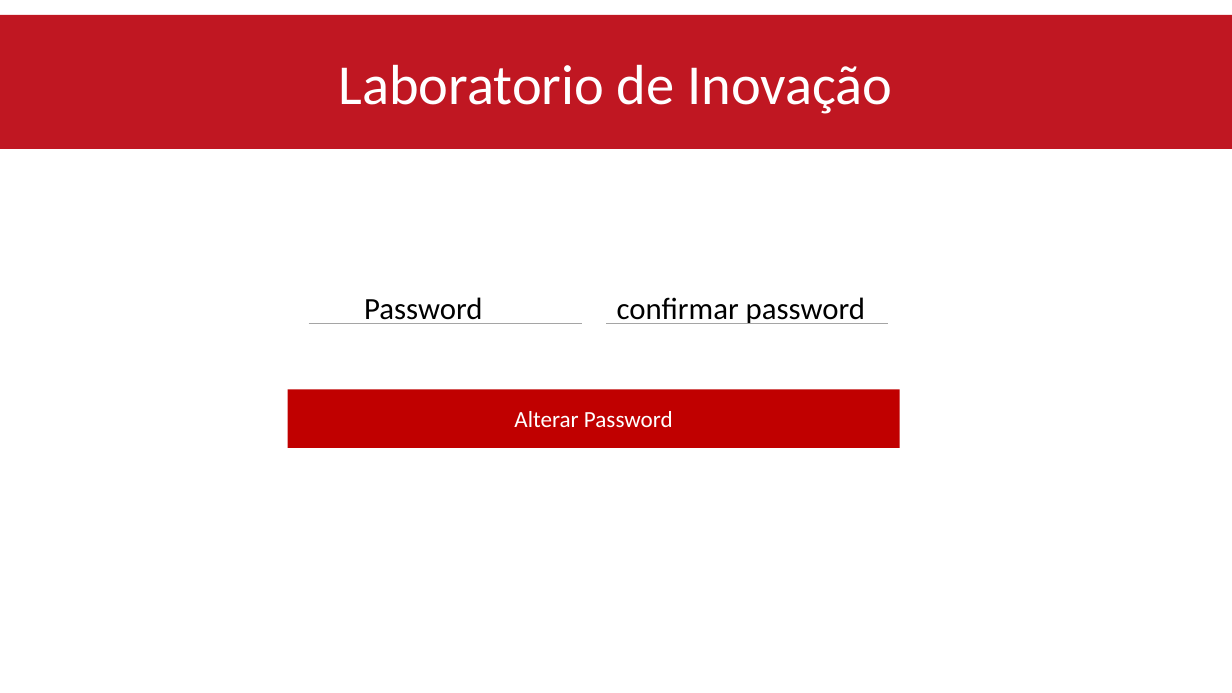
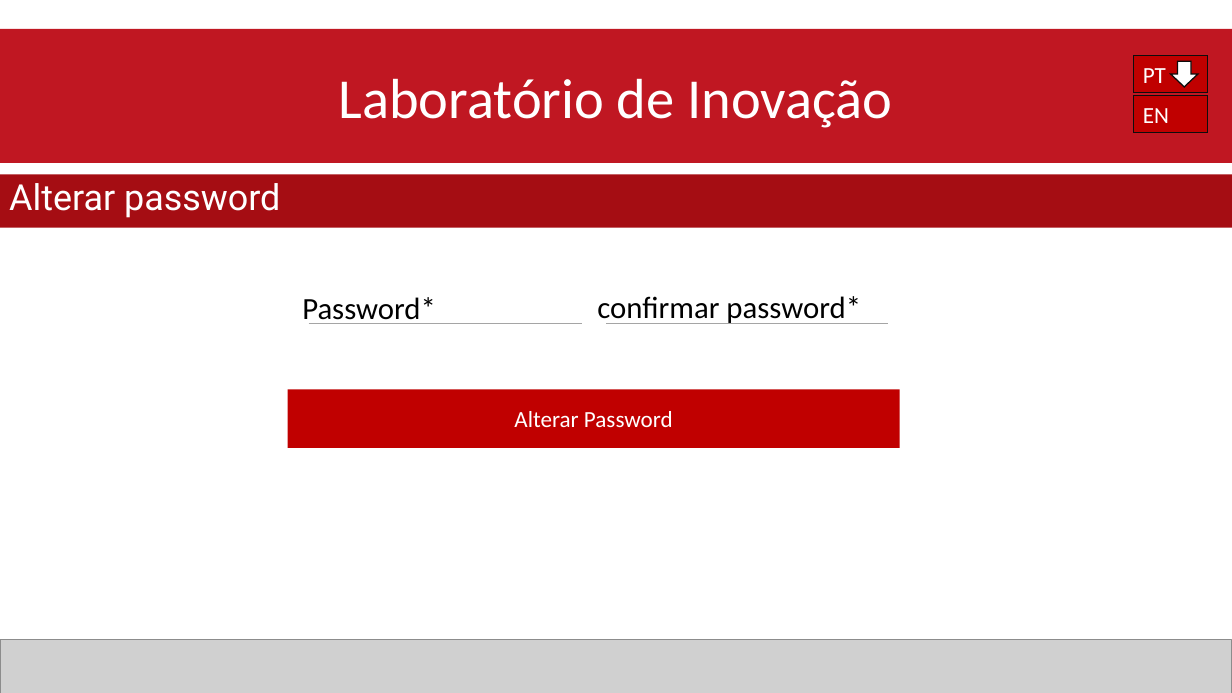
Before and after one commit to Reaf25pt/CriticalProject, a slide deck: slide 5 of frontend/Projetofinal.pptx. Drawn at 1232x693 pixels with LibreOffice and Linux fonts; fonts in the diff are those of the drawing; grey boxes stand for pictures. Boxes give left, top, right and bottom in pixels: in the first picture for what was removed or moved away, otherwise in the second. Text is boxed around its words. In the diff, an @@ line names an element or a change of style, - is before the commit and + after.

```diff
--- a/frontend/Projetofinal.pptx
+++ b/frontend/Projetofinal.pptx
@@ rectangle "Laboratório de Inovação": place and size @@
-rectangle "Laboratório de Inovação" at [0, 15, 1232, 149]
+rectangle "Laboratório de Inovação" at [0, 29, 1232, 163]
@@ rectangle added at [1134, 55, 1208, 93], fill #C00000, outline #0D0D0D 1 pt, 18 pt, text #FFFFFF @@
+PT
@@ text in rectangle at [338, 78, 892, 128]: text changed @@
-Laboratorio de Inovação
+Laboratório de Inovação
@@ down arrow added at [1171, 61, 1198, 87], fill #FFFFFF, outline #0D0D0D 1 pt @@
@@ rectangle added at [1134, 95, 1208, 133], fill #C00000, outline #0D0D0D 1 pt, 18 pt, text #FFFFFF @@
+EN
@@ rectangle added at [0, 175, 1232, 228], fill #A50D13, 28 pt, text #FFFFFF @@
+Alterar password
@@ subtitle at [302, 297, 436, 324]: text changed @@
-Password
+Password*
@@ text at [597, 296, 861, 324]: text changed @@
-confirmar password
+confirmar password*
@@ picture added at [0, 640, 1232, 693] @@
```
Also in this commit, not shown: 16 other slides changed, 7 slides added, 9 slides removed.
